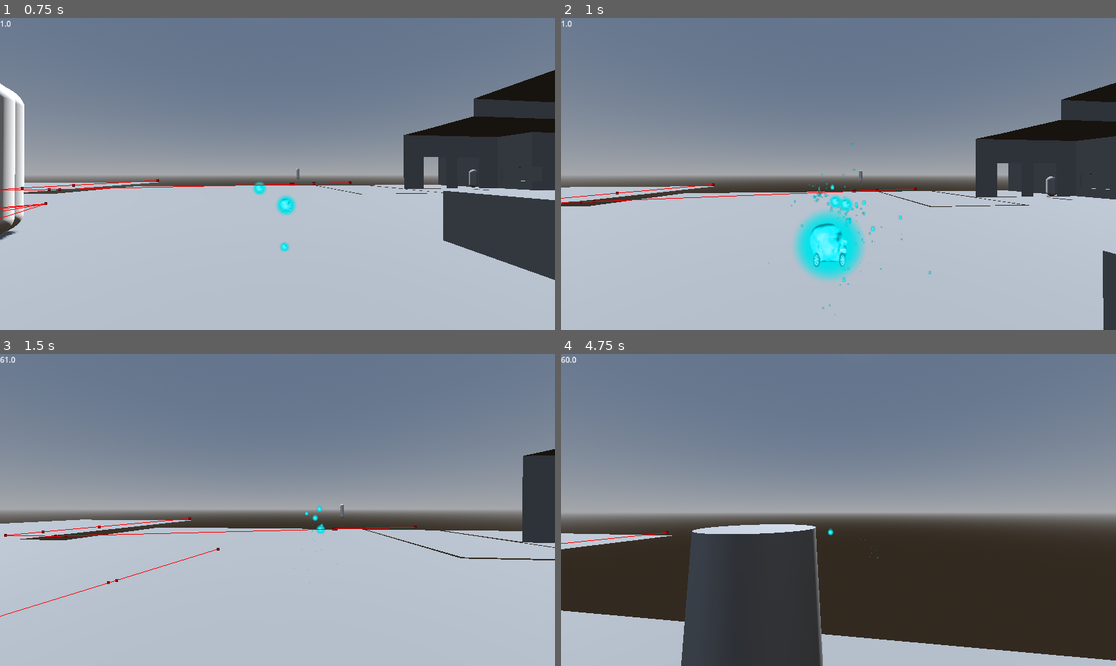
Above: before the commit, frames 1-4 (two rows, left to right).
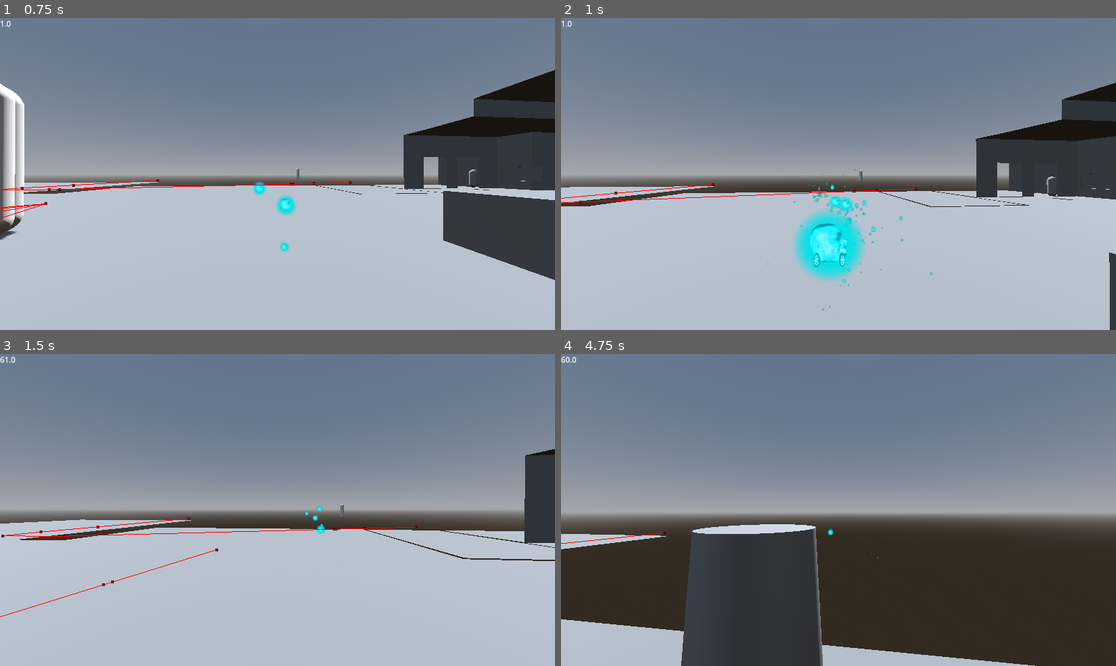
Above: after the commit, the same moments.

Repository: mFieldHouses/phase-two-the-dre-files
Game: Godot game, scene res://scenes/base_scene.tscn
The game is run twice, just before and just after one commit, with the same random seed, the same clock (stepped at 60 frames per second) and the same inputs.
Inputs (mouse positions are in pixels of both pictures, inside the frame that each line leads up to):
- Up to frame 1 (0.75 s): move the mouse to (305, 174) at 0.52 s; press the mouse at (305, 174) at 0.53 s; hold W (forward) from 0.53 s (still down)
- Up to frame 2 (1 s): keep holding W (forward); tap Space (jump) at 0.77 s; tap Shift (sprint) at 0.8 s
- Up to frame 3 (1.5 s): keep holding W (forward); move the mouse to (249, 510) at 1.27 s; release the mouse at (249, 510) at 1.28 s; tap Shift (sprint) at 1.35 s
- Up to frame 4 (4.75 s): keep holding W (forward); tap Space (jump) at 1.52, 3.02, 3.77, 4.52 s; click (810, 510) at 1.55 s; move the mouse to (849, 503) at 2.02 s; press the mouse at (849, 503) at 2.03 s; tap Shift (sprint) at 2.3, 2.85, 3.8 s; move the mouse to (832, 516) at 2.77 s; release the mouse at (832, 516) at 2.78 s; click (832, 516) at 3.05 s; move the mouse to (877, 513) at 3.52 s; tap C (switch_camera) at 3.6 s; move the mouse to (794, 506) at 4.27 s; click (794, 506) at 4.35 s

Frame 1 is identical in both runs. In frame 2, 0.6% of the frame differs, in the area x 1-100%, y 22-100%; in frame 3, 0.5%; in frame 4, 2.5%, in the area x 0-100%, y 56-100%.

Commit message:
change action "left_mb" to "shoot"

Diff:
--- a/project.godot
+++ b/project.godot
@@ -66,7 +66,7 @@
 "events": [Object(InputEventKey,"resource_local_to_scene":false,"resource_name":"","device":-1,"window_id":0,"alt_press …(195 unchanged characters)…
 ]
 }
-left_mb={
+shoot={
 "deadzone": 0.2,
 "events": [Object(InputEventMouseButton,"resource_local_to_scene":false,"resource_name":"","device":-1,"window_id":0,"a …(256 unchanged characters)…
 ]
--- a/scenes/character_body_3d.gd
+++ b/scenes/character_body_3d.gd
@@ -1,7 +1,7 @@
 extends CharacterBody3D
 
-const SPEED = 6.0
-const SPRINT_SPEED_DELTA = 3.0
+const SPEED = 6.0 #default walking speed
+const SPRINT_SPEED_DELTA = 4.0 #value to be added to SPEED when the player is sprinting
 const JUMP_VELOCITY = 4.5
 
 const DEFAULT_FOV = 75
@@ -55,7 +55,7 @@
 	previous_camera_rotation_y = rotation.y
 
 	# shooting mechanic
-	if Input.is_action_pressed("left_mb"):
+	if Input.is_action_pressed("shoot"):
 		if shoot_timeout <= 0:
 			if $Positronhitray.is_colliding():
 				$Positronhitray.get_collider().damage(5, 1)
